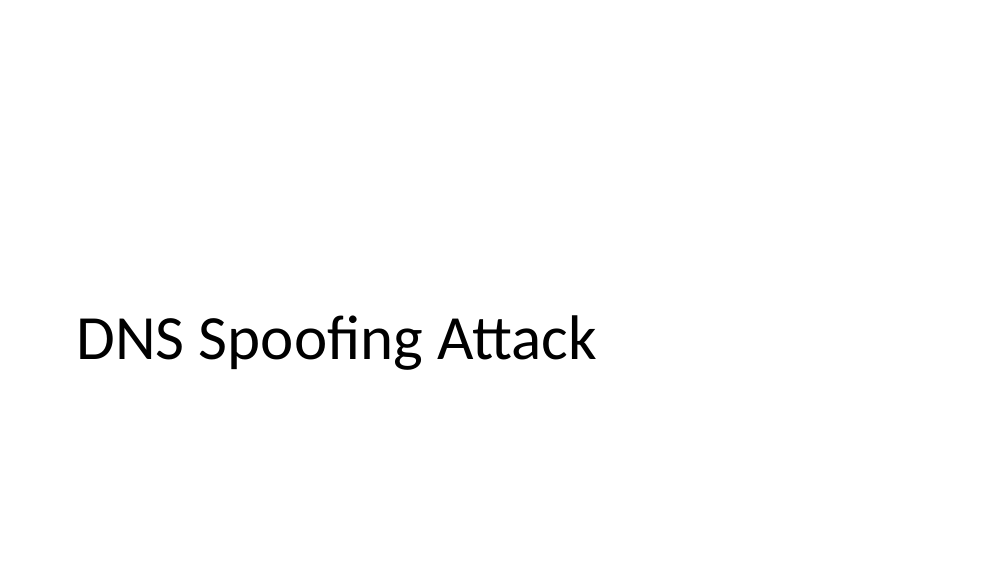
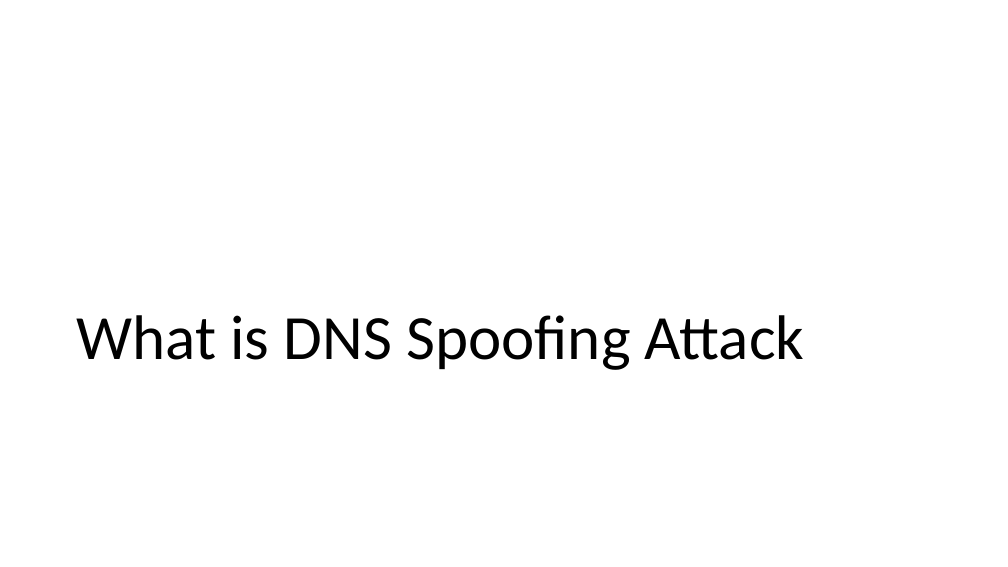
Before and after one commit to frankwxu/digital-forensics-lab, a slide deck: slide 3 of Networking_Forensics/80_DNS_Spoof_Forensics.pptx (slide 2 before the commit). Drawn at 1008x567 pixels with LibreOffice and Linux fonts; fonts in the diff are those of the drawing; background and template pictures are left out. Boxes give left, top, right and bottom in pixels: in the first picture for what was removed or moved away, otherwise in the second. Text is boxed around its words. In the diff, an @@ line names an element or a change of style, - is before the commit and + after.

```diff
--- a/Networking_Forensics/80_DNS_Spoof_Forensics.pptx
+++ b/Networking_Forensics/80_DNS_Spoof_Forensics.pptx
@@ title at [76, 315, 804, 370]: text changed @@
-DNS Spoofing Attack
+What is DNS Spoofing Attack
```
Also in this commit, not shown: 1 other slide changed, 9 slides added, 8 other files.
